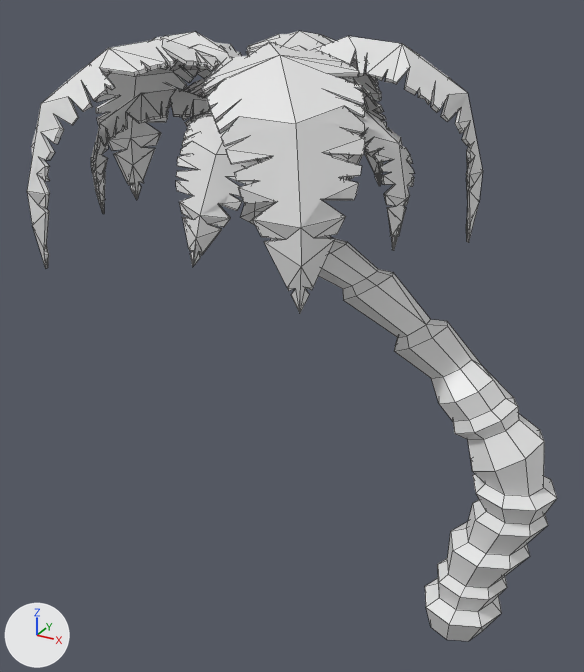
The FBX model Assets/FBX/Models/Flora/Palms/palm2.fbx, before and after one commit.
Before and after are seen from a 50 mm lens placed at (2.56, -9.97, 9.3), pointed at (-3.21, 0.52, 4.05). Every picture has the same lights, and +X, +Y and +Z are marked at lower left. Mesh edges are drawn as thin lines. Objects named as collision shapes, trigger or cutter boxes, shadow casters or lower levels of detail are left out.

The scene before the commit, as lines of its bpy script (objects in view):
```python
me_plane_001 = bpy.data.meshes.new('Plane.001')
me_plane_001.from_pydata(...)  # 2878 vertices, 2169 faces; spans x -7.6..0.89, y -2.5..4.03, z 0.79..9.37
me_plane_001.materials.append(mat_material_001)  # white #e7e7e7
ob_palm2_lod0 = bpy.data.objects.new('palm2_LOD0', me_plane_001)
ob_palm2_lod0.location = (0.36, 0.0, -0.79)
```
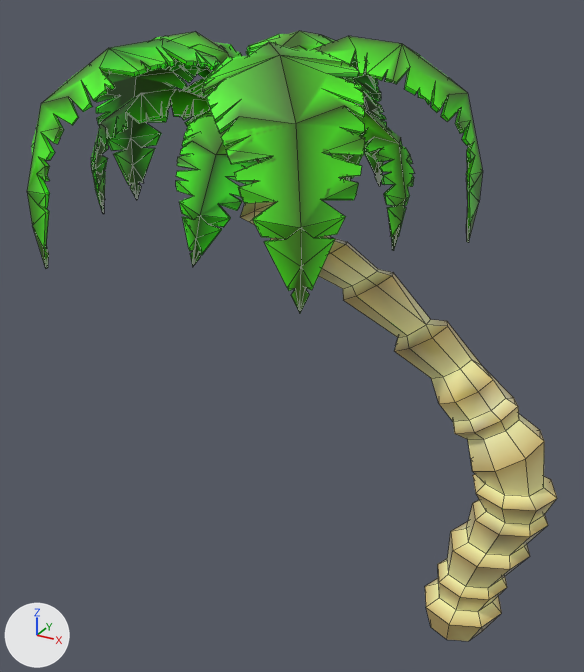
Where the newer file only moved an object's origin or applied its transform, the numbers keep the older frame.

The change, as a diff of the scene's bpy script:
```diff
--- a/Assets/FBX/Models/Flora/Palms/palm2.fbx.py
+++ b/Assets/FBX/Models/Flora/Palms/palm2.fbx.py
@@ img_palm2_png @@
+img_palm2_png = load_image('palm2.png', '../../../../Materials/Textures/Flora/Palms/palm2.png', 1024, 1024, 'sRGB')
@@ mat_listy @@
+mat_listy = principled_material('listy')
+mat_listy.texture = img_palm2_png
@@ mat_palm @@
+mat_palm = principled_material('palm')
+mat_palm.texture = img_palm2_png
+mat_palm.roughness = 0.0
@@ me_plane_001 @@
 me_plane_001.from_pydata(...)  # 2878 vertices, 2169 faces; spans x -7.6..0.89, y -2.5..4.03, z 0.79..9.37
 # used by ob_palm2_lod0; location = (0.36, 0.0, -0.79)
+# me_plane_001 part 1: 229 of the faces centred in x -4.33..0.75, y -0.45..0.62, z 0.79..7.83 switch from mat_material_001 (white #e7e7e7) to mat_palm (picture img_palm2_png)
+# me_plane_001 part 2: 1940 of the faces centred in x -7.58..-1.13, y -2.48..3.98, z 6.5..9.24 switch from mat_material_001 (white #e7e7e7) to mat_listy (picture img_palm2_png)
```

Where the change shows, as pixel boxes [x1, y1, x2, y2] in the pictures (584 x 672 px):
part 1 of me_plane_001, recoloured (grey to yellow): [240, 160, 557, 641] in both
part 2 of me_plane_001, recoloured (white to green): [27, 31, 483, 313] in both
